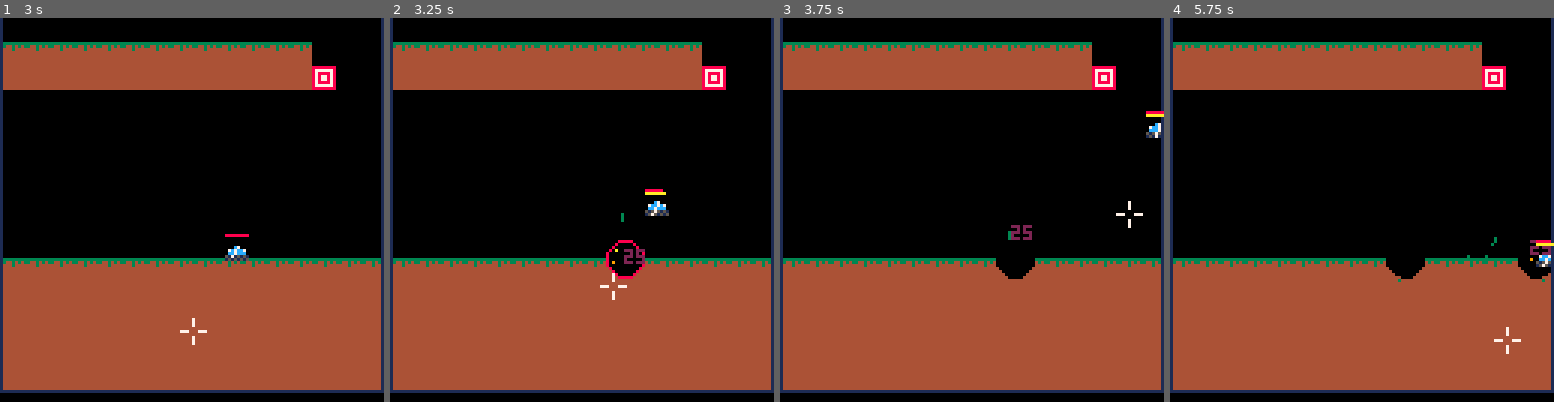
Above: before the commit, frames 1-4 (left to right).
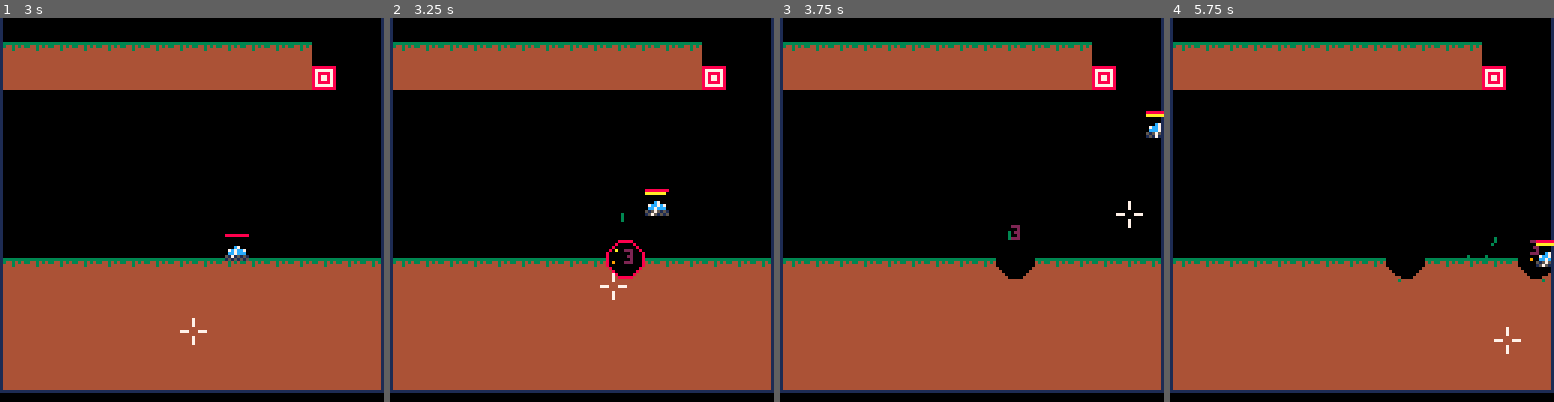
Above: after the commit, the same moments.

Repository: MarrMann/tanks.p8
Game: PICO-8 cartridge tanks.p8
Two runs of this game, one before a commit and one after it. Both use one fixed random seed, a clock stepped at 60 frames per second and the inputs below.
Inputs:
- Up to frame 1 (3 s): tap X (X key) at 0.33, 1.07, 1.85, 2.97 s; hold Right 1.6-2.1 s; hold Up 2.15-2.42 s; hold Right from 2.47 s (still down)
- Up to frame 2 (3.25 s): release Right at 3.03 s; hold Left from 3.08 s (still down)
- Up to frame 3 (3.75 s): release Left at 3.58 s; hold Down from 3.63 s (still down)
- Up to frame 4 (5.75 s): release Down at 3.97 s; hold Right 4.02-4.68 s; tap X (X key) at 4.08, 5.2 s; hold Up 4.73-5.03 s; hold Left 5.08-5.68 s; hold Down from 5.73 s (still down)

Frame 1 is identical in both runs. In frame 2, 0.1% of the frame differs, in the area x 60-73%, y 44-65%; in frame 3, less than 0.1%; in frame 4, less than 0.1%.

Commit message:
ids for shots, lowering self damage

Diff:
--- a/tanks.p8
+++ b/tanks.p8
@@ -119,13 +119,13 @@
 		end
 	end
 
-	// shooting
-	if btn(❎) then //holding ❎
+	-- shooting
+	if btn(❎) then --holding ❎
 		x_hold_frames += 1
 	elseif x_hold_frames > 0 then
 		if x_hold_frames <= x_tap then
 			if (p.cur_cd <= 0) then
-				shoot(p.x,p.y,p.t_angle,p.pow)
+				shoot(p.x,p.y,p.t_angle,p.pow,p.id)
 				p.cur_cd = p.cd
 			end
 		end
@@ -148,7 +148,7 @@
 		p.move = true
 	end
 
-	// load next room at edges
+	-- load next room at edges
 	if not room_state.bounds then
 		if p.x < 0 then
 			p.x = 127
@@ -417,16 +417,17 @@
 	end
 end
 -->8
-// shooting & collisions
-
-// shot={
-// 	x,
-// 	y,
-// 	xvel,
-// 	yvel,
-// 	xprev,
-//		yprev
-// }
+-- shooting & collisions
+
+-- shot={
+--  x,
+--  y,
+--  xvel,
+--  yvel,
+--  xprev,
+--  yprev,
+--  id
+-- }
 shots = {}
 grav = 0.2
 
@@ -452,7 +453,9 @@
 		 	cur_r=1,
 		 	hit_ids={},
 		 	dmg=25,
-				force=7})
+				force=7,
+				id=s.id
+			})
 
 		 // map/dirt particles
 		 n_x,n_y=get_q_normal(ex_x, ex_y)
@@ -511,7 +514,7 @@
 	end
 end
 
-function shoot(x, y, angle, vel)
+function shoot(x, y, angle, vel, id)
 	vel *= 6
 	vel += 1
 	local dx = sin(angle)
@@ -522,20 +525,22 @@
 		x = ox,
 		y = oy,
 		xvel = dx*vel,
-		yvel = dy*vel
+		yvel = dy*vel,
+		id = id
 	}
 	add(shots, s)
 	sfx(1)
 end
 -->8
-//exp = {
-//	x=0,
-//	y=0,
-//	r=5,
-//	cur_r=0,
-// hit_ids=[],
-// dmg=25
-//}
+--exp = {
+--	x=0,
+--	y=0,
+--	r=5,
+--	cur_r=0,
+-- hit_ids=[],
+-- dmg=25,
+-- id = 1
+--}
 
 exps={}
 
@@ -552,7 +557,8 @@
 	// player
 	if not tbl_contains(exp.hit_ids,p.id) then
 		if handle_exp_hit(exp,p) then
-			p.health-=exp.dmg
+			local dmg=calc_dmg(exp,p.id)
+			p.health-=dmg
 			if p.health <= 0 then
 				gameover = true
 			end
@@ -566,7 +572,7 @@
 				y=p.y,
 				col=2,
 				life=30,
-				text=exp.dmg
+				text=dmg
 			})
 		end
 	end
@@ -575,13 +581,14 @@
 	for e in all(dumb_enemies) do
 		if not tbl_contains(exp.hit_ids,e.id) then
 			if handle_exp_hit(exp,e) then
-				e.health-=exp.dmg
+				local dmg=calc_dmg(exp,e.id)
+				e.health-=dmg
 				add(hit_texts,{
 					x=e.x-2,
 					y=e.y,
 					col=8,
 					life=30,
-					text=exp.dmg
+					text=dmg
 				})
 				if e.health <= 0 then
 					del(dumb_enemies,e)
@@ -605,6 +612,13 @@
 			end
 		end
 	end
+end
+
+function calc_dmg(exp, id)
+	local dmg=exp.dmg
+	if id == exp.id then dmg *= 0.1 end
+	dmg=ceil(dmg)
+	return dmg
 end
 
 function handle_exp_hit(exp,target)
@@ -1071,7 +1085,7 @@
 	for de in all(dumb_enemies) do
 		if de.cur_cd==0 then
 			de.pow=abs(p.x-de.x)*0.65*0.01
-			shoot(de.x,de.y,de.t_angle,de.pow)
+			shoot(de.x,de.y,de.t_angle,de.pow,de.id)
 			de.cur_cd=de.cd
 		end
 		de.cur_cd-=1
@@ -1127,12 +1141,12 @@
 ---individual shots for player/enemies
 ----each can have different props
 
-//thoughts
-///should timing reset when you press too early?
-///should shots bounce or explode on wall bounds?
-///maybe the player should spawn on a preset location each level?
+--thoughts
+---should timing reset when you press too early?
+---should shots bounce or explode on wall bounds?
+---maybe the player should spawn on a preset location each level?
 -->8
-//ui
+--ui
 acc={
 	combo=0,
 	combo_col=7
